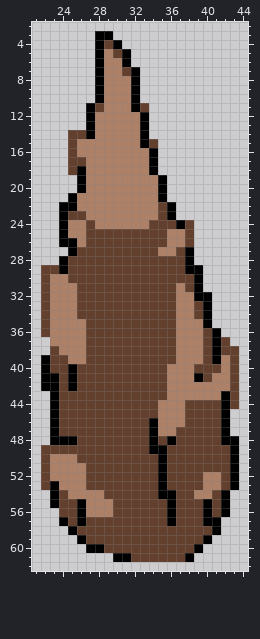
Two states of a pixel-art sprite, public/assets/rockBig.png. This is how it looked before the edit.
The file is 64x64 pixels. Shown: x 21..44, y 2..62.
The same view after the edit:
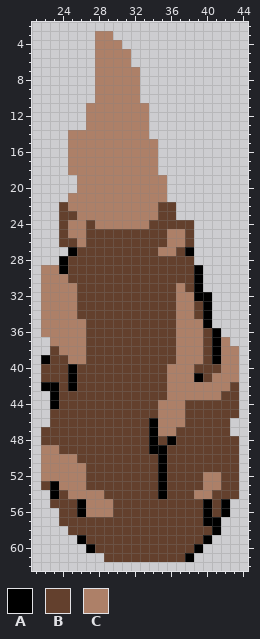
Palette (. is transparent): A #000000  B #63402d  C #ad8068
The edit:
The author put colour B in row 45 at x 43; in rows 47 to 48 at x 22; in row 54 at x 43; in row 61 at x 29.
Colour A becomes colour B in rows 22 to 23 at x 24 and 36; in row 24 at x 24 and 37; in row 25 at x 24; in row 26 at x 24 to 25; in rows 28 to 29 at x 38; in row 40 at x 22.
Colour A becomes colour B in row 41 at x 22 to 23; in rows 43 to 44 at x 42; in rows 45 to 47 at x 23 and 42; in row 48 at x 23 to 25 and 42 to 43; in rows 49 to 53 at x 43; in row 54 at x 36 and 42.
Colour A becomes colour B in row 55 at x 23 and 36; in row 56 at x 36; in row 57 at x 24, 26 and 36; in row 58 at x 25; in row 60 at x 28; in row 61 at x 30 to 31.
Colour A becomes colour C in row 3 at x 28 to 29; in row 4 at x 28 and 30; in rows 5 to 6 at x 28 and 31; in rows 7 to 10 at x 28 and 32; in row 11 at x 27 and 32; in rows 12 to 14 at x 27 and 33.
Colour A becomes colour C in row 15 at x 33; in rows 16 to 17 at x 34; in row 18 at x 26 and 34; in rows 19 to 20 at x 26 and 35; in row 21 at x 25 and 35; in row 22 at x 25.
Colour B becomes colour C in row 4 at x 29; in row 5 at x 30; in row 7 at x 31; in row 11 at x 28 and 33; in row 14 at x 25 to 26; in row 15 at x 25 and 34.
Colour B becomes colour C in row 16 at x 25; in row 17 at x 25 to 26; in row 18 at x 25; in row 23 at x 26; in row 29 at x 22 to 23; in rows 30 to 36 at x 22.
Colour B becomes colour C in row 37 at x 42; in row 38 at x 42 to 43; in rows 39 to 41 at x 43; in row 49 at x 22 to 23; in rows 50 to 52 at x 22.
